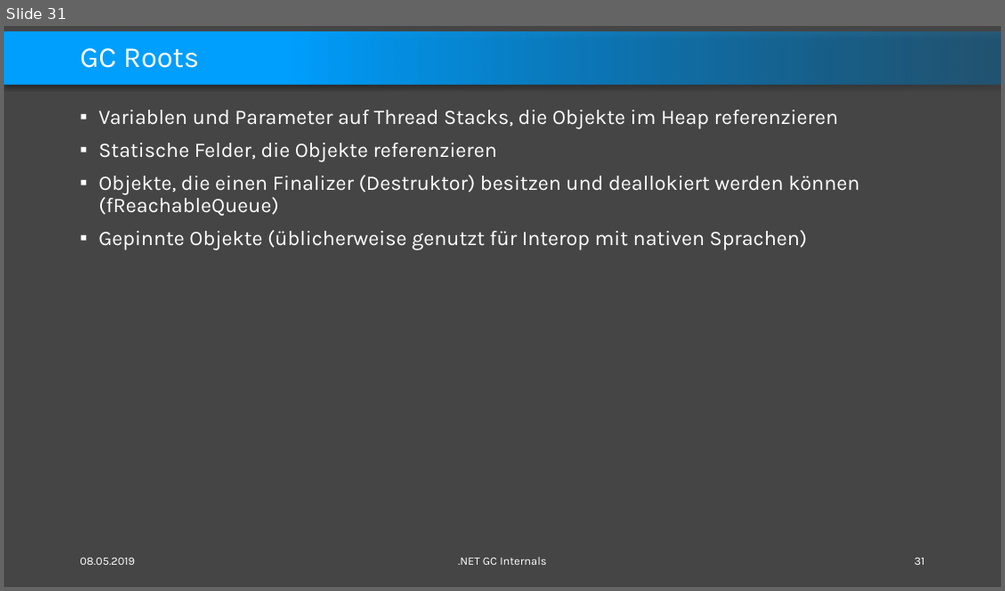
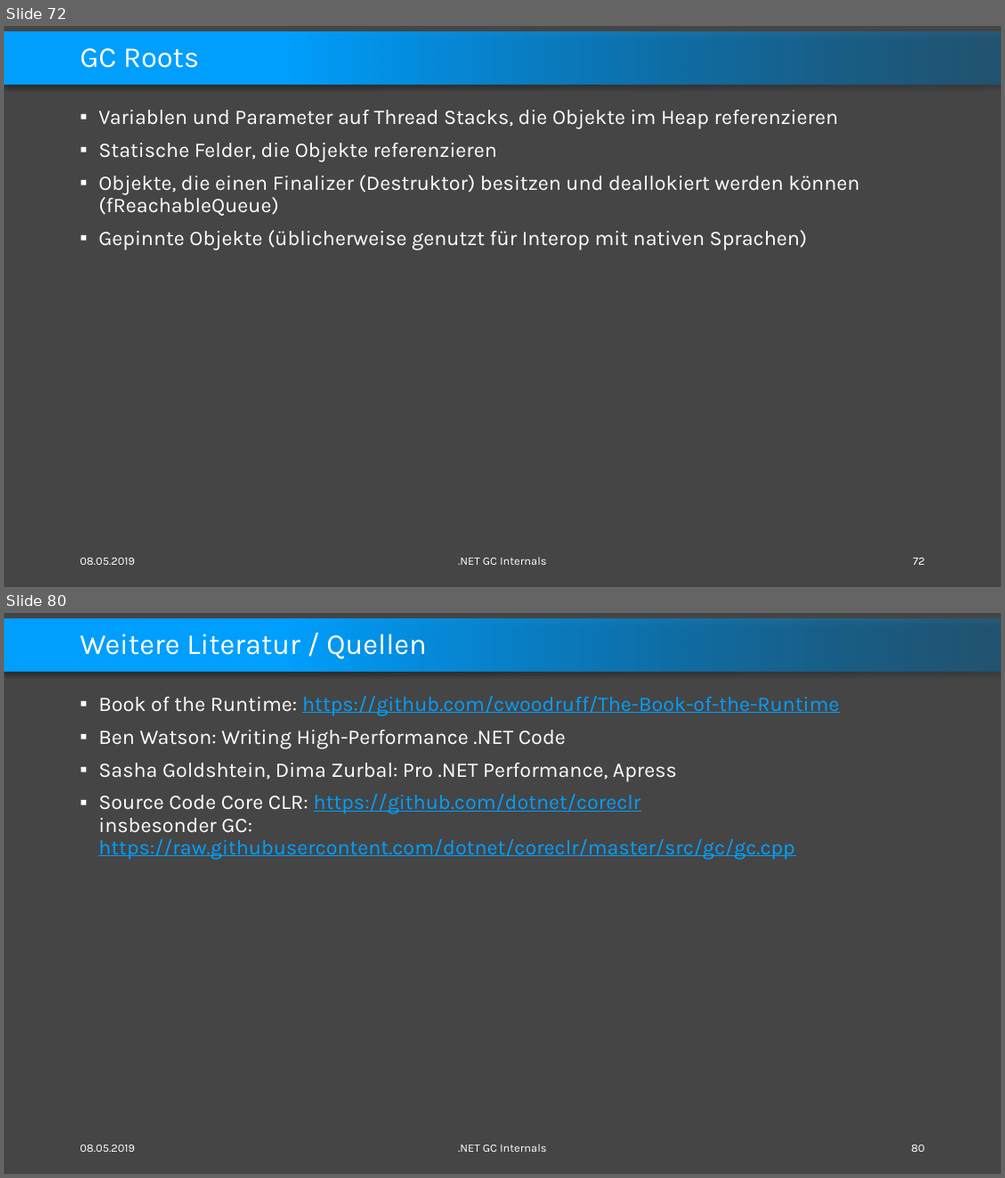
Before and after one commit to feO2x/DotnetGCInternals, a slide deck: Dotnet GC Internals.pptx. Shown one above the other, each under a label of ours: slide 31 before the commit, slides 72 and 80 after it; the slides between them are not shown. The pictures are 1005x591 and 1005x1178 pixels, drawn with LibreOffice and Linux fonts; fonts in the diff are those of the drawing. Boxes give left, top, right and bottom in pixels: in the first picture for what was removed or moved away, otherwise in the second. Text is boxed around its words. In the diff, an @@ line names an element or a change of style, - is before the commit and + after.

```diff
--- a/Dotnet GC Internals.pptx
+++ b/Dotnet GC Internals.pptx
@@ slide 80 added at [4,613,1001,1174], background #454545; not listed: 1 template element that a slide beside it also shows @@
@@ title added at [80,633,426,659], 28 pt, text #FFFFFF @@
+Weitere Literatur / Quellen
@@ text added at [98,696,839,859], 20 pt, text #00A0FF, underline @@
+▪ Book of the Runtime: https://github.com/cwoodruff/The-Book-of-the-Runtime
+▪ Ben Watson: Writing High-Performance .NET Code
+▪ Sasha Goldshtein, Dima Zurbal: Pro .NET Performance, Apress
+▪ Source Code Core CLR: https://github.com/dotnet/coreclr
+  insbesonder GC: https://raw.githubusercontent.com/dotnet/coreclr/master/src/gc/gc.cpp
@@ text added at [80,1144,135,1151], 11 pt, text #FFFFFF @@
+08.05.2019
@@ text added at [458,1143,547,1151], 11 pt, text #FFFFFF @@
+.NET GC Internals
@@ page number added at [911,1144,924,1151], 11 pt, text #FFFFFF @@
+80
@@ what was slide 31 is now slide 72 @@
@@ page number at [913,557,924,564]: text changed @@
-31
+72
```
Also in this commit, not shown: 11 slides changed, 11 other slides added.
